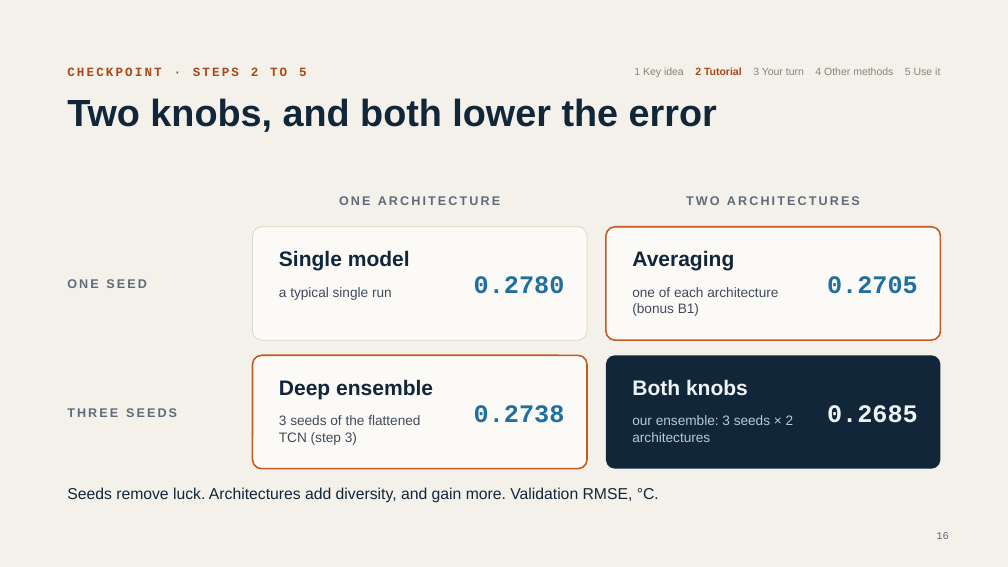
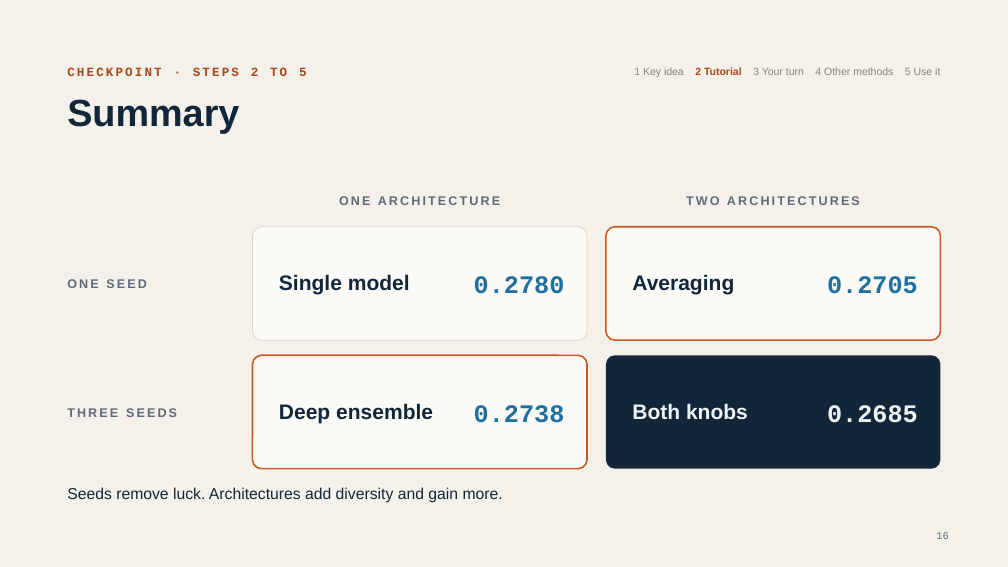
Before and after one commit to damianlapenavidal/ensemble-workshop, a slide deck: slide 16 of slides/ensemble-workshop.pptx. Drawn at 1008x567 pixels with LibreOffice and Linux fonts; fonts in the diff are those of the drawing. Boxes give left, top, right and bottom in pixels: in the first picture for what was removed or moved away, otherwise in the second. Text is boxed around its words. In the diff, an @@ line names an element or a change of style, - is before the commit and + after.

```diff
--- a/slides/ensemble-workshop.pptx
+++ b/slides/ensemble-workshop.pptx
@@ title at <box>67,99,239,133</box>: text changed @@
-Two knobs, and both lower the error
+Summary
@@ text removed at <box>279,287,392,300</box> @@
-a typical single run
@@ text removed at <box>632,287,778,316</box> @@
-one of each architecture (bonus B1)
@@ text removed at <box>279,415,420,445</box> @@
-3 seeds of the flattened TCN (step 3)
@@ 4 texts: place and size @@
-4 texts at <box>279,250,748,399</box>
+4 texts at <box>279,274,748,423</box>
@@ text removed at <box>632,415,794,442</box> @@
-our ensemble: 3 seeds × 2 architectures
@@ text at <box>67,487,503,503</box>: text changed @@
-Seeds remove luck. Architectures add diversity, and gain more. Validation RMSE, °C.
+Seeds remove luck. Architectures add diversity and gain more.
```
Also in this commit, not shown: 5 other slides changed, 2 other files.
